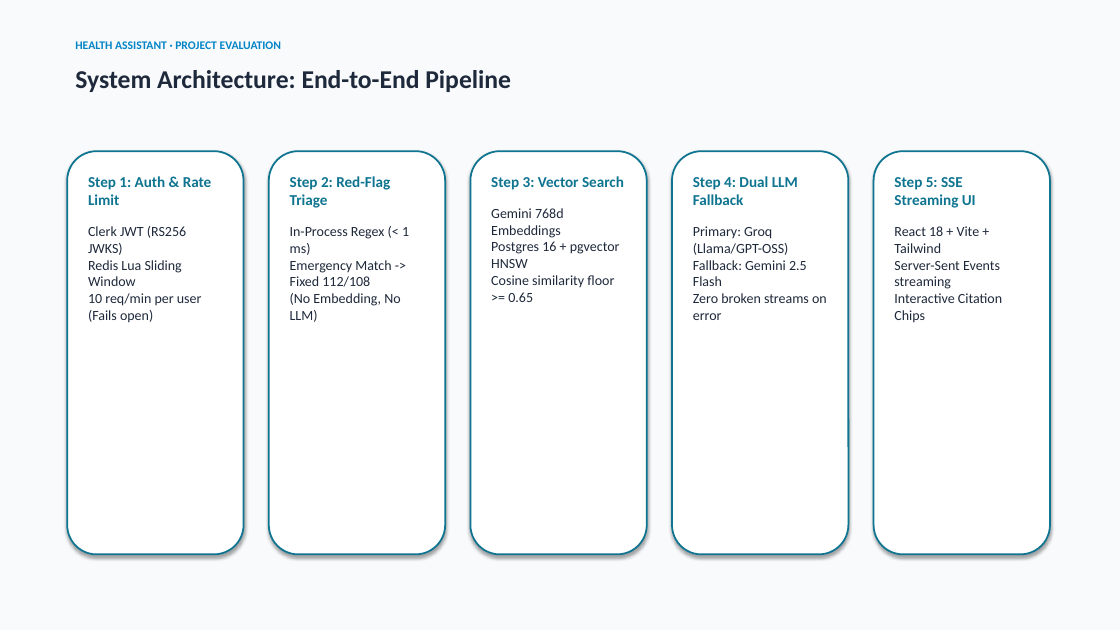
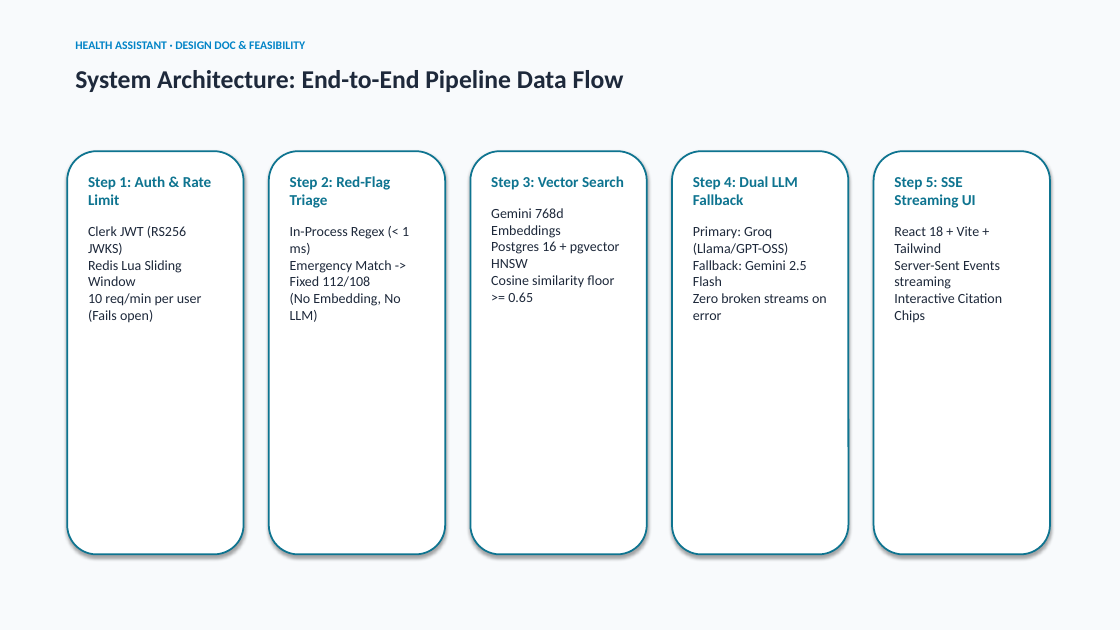
Before and after one commit to Shardul9999/Health_Assistant, a slide deck: slide 7 of docs/Health_Assistant_Evaluation.pptx (slide 4 before the commit). Drawn at 1120x630 pixels with LibreOffice and Linux fonts; fonts in the diff are those of the drawing. Boxes give left, top, right and bottom in pixels: in the first picture for what was removed or moved away, otherwise in the second. Text is boxed around its words. In the diff, an @@ line names an element or a change of style, - is before the commit and + after.

Commit message:
docs: add SRS requirements and TELOS feasibility analysis slides

```diff
--- a/docs/Health_Assistant_Evaluation.pptx
+++ b/docs/Health_Assistant_Evaluation.pptx
@@ text at <box>75,41,305,49</box>: text changed @@
-HEALTH ASSISTANT · PROJECT EVALUATION
+HEALTH ASSISTANT · DESIGN DOC & FEASIBILITY
@@ text at <box>75,70,624,92</box>: text changed @@
-System Architecture: End-to-End Pipeline
+System Architecture: End-to-End Pipeline Data Flow
```
Also in this commit, not shown: 12 other slides changed, 3 slides added, 2 other files.
